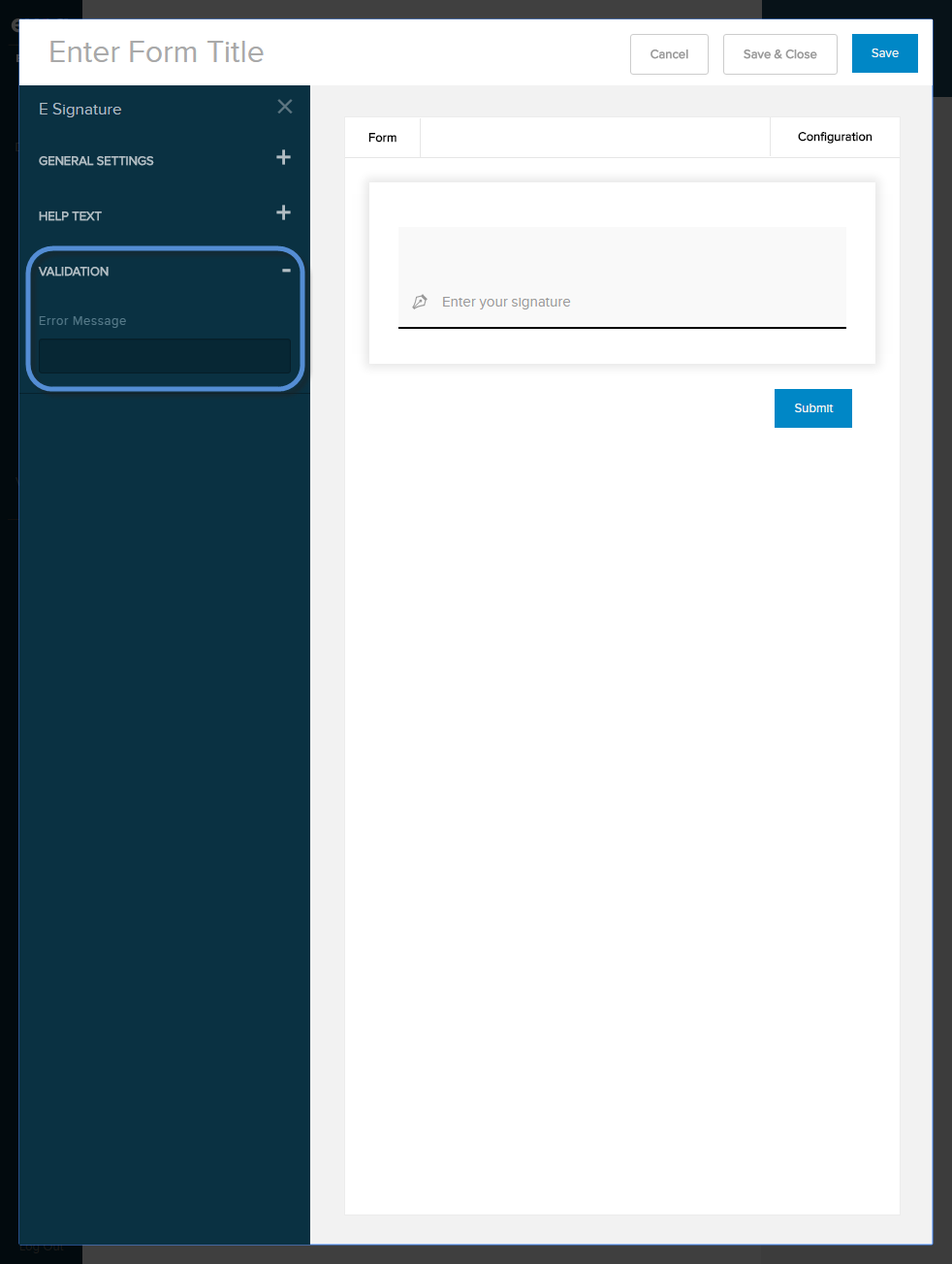
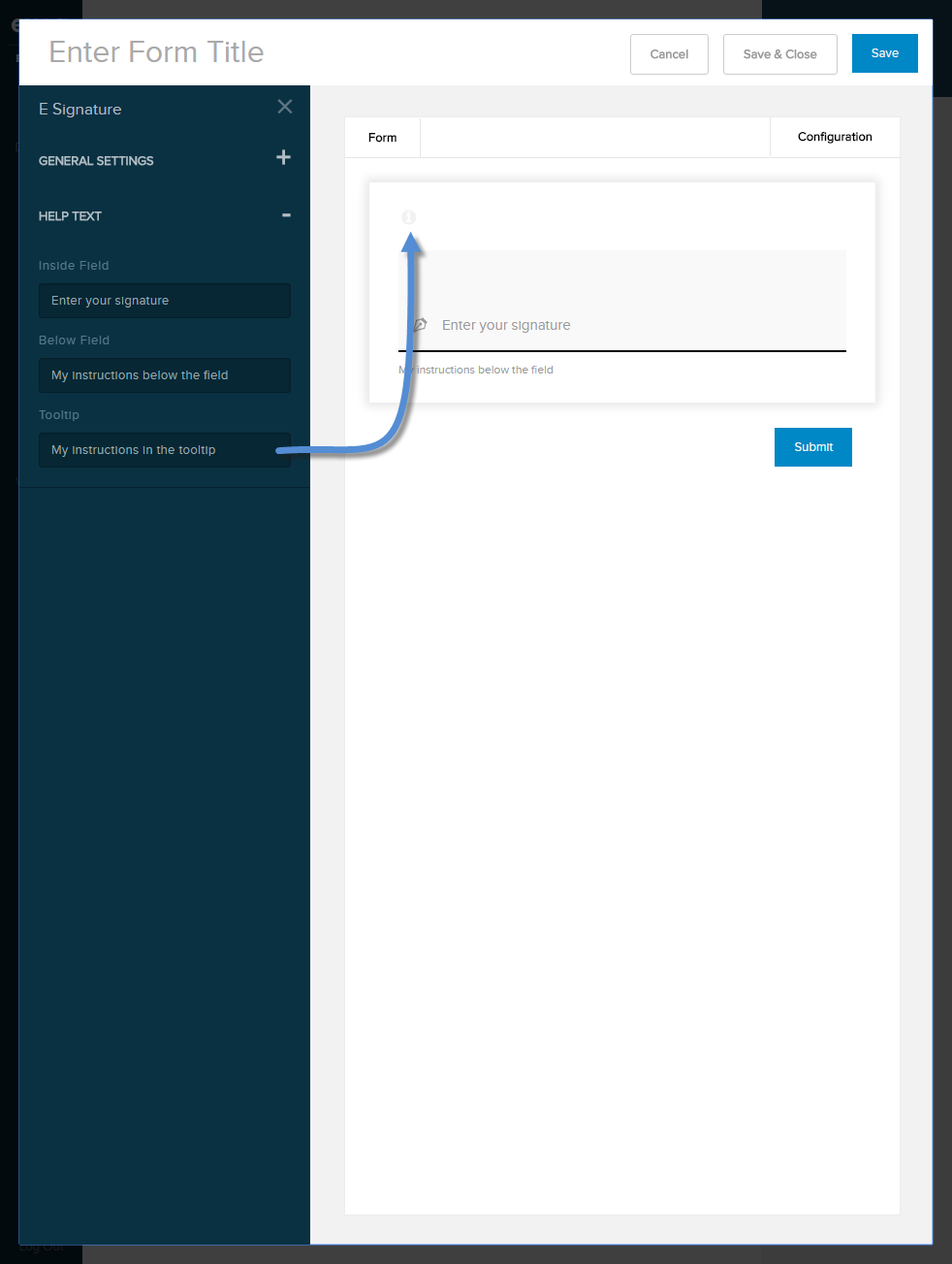
Layer changes from the first 952×1264 image to the second:
hid "validation" over [7, 204, 887, 520]
painted on "help text - tooltip" over [7, 518, 20, 520]
painted on "help text - below" over [7, 518, 20, 520]
painted on "help text - inside" over [7, 518, 20, 520]
painted on "general settings - required" over [7, 518, 20, 520]
painted on "general settings - label" over [7, 518, 20, 520]
